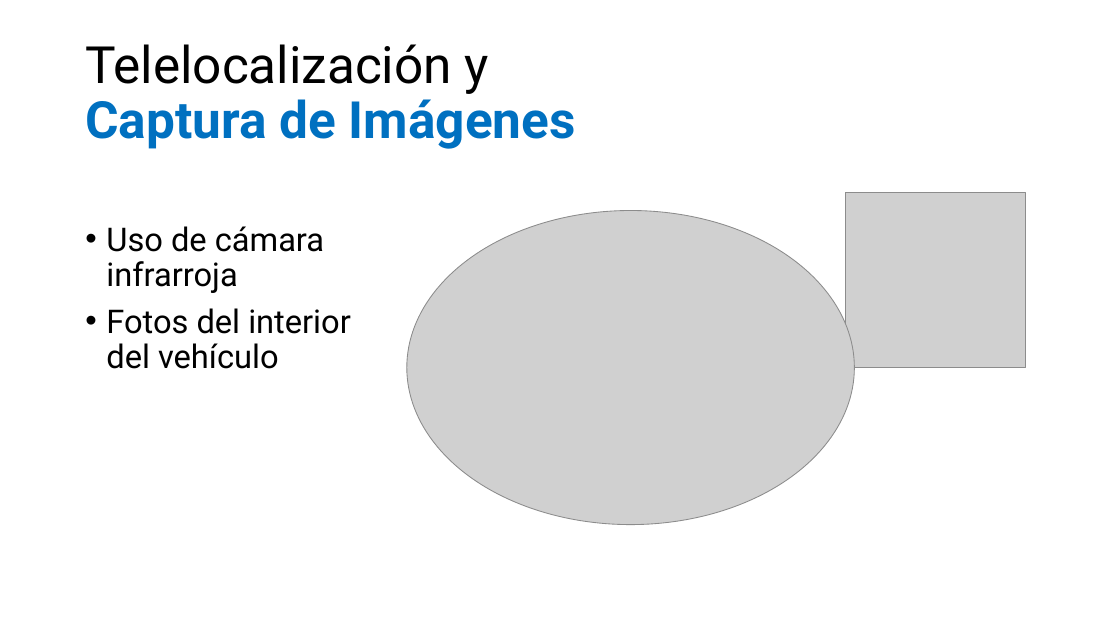
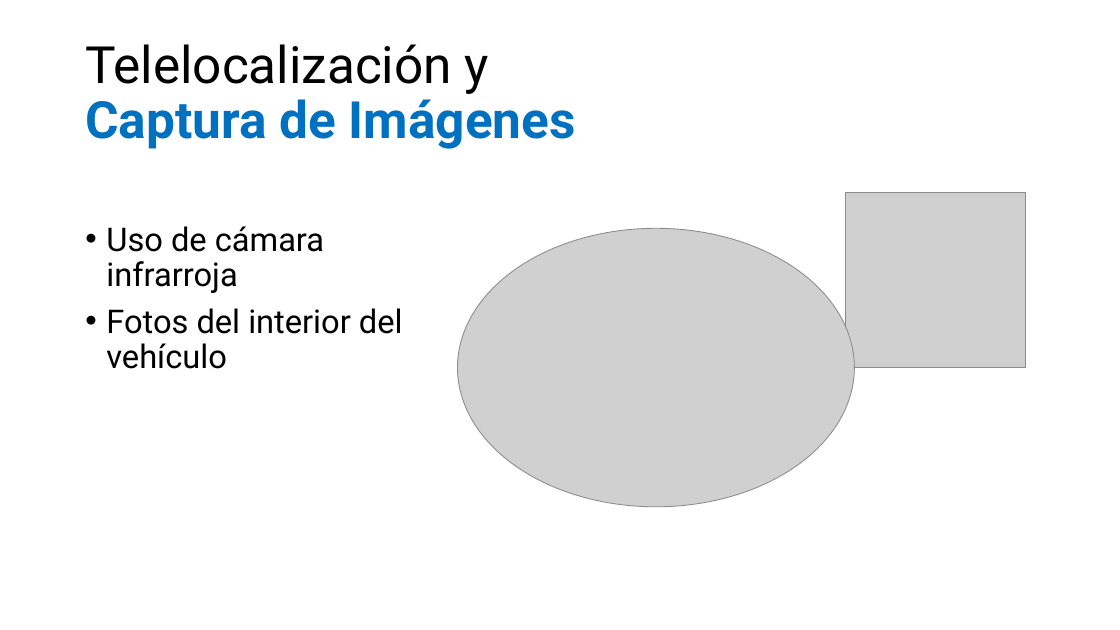
Before and after one commit to aludena18/Tesis, a slide deck: slide 3 of Telelocalización y Captura de Imágenes.pptx. Drawn at 1120x630 pixels with LibreOffice and Linux fonts; fonts in the diff are those of the drawing; grey boxes stand for pictures. Boxes give left, top, right and bottom in pixels: in the first picture for what was removed or moved away, otherwise in the second. Text is boxed around its words. In the diff, an @@ line names an element or a change of style, - is before the commit and + after.

```diff
--- a/Telelocalización y Captura de Imágenes.pptx
+++ b/Telelocalización y Captura de Imágenes.pptx
@@ text "Uso de cámara infrarroja" rewrapped from (106, 226, 351, 369) to (106, 226, 403, 369) @@
@@ picture: place and size @@
-picture at (407, 211, 854, 525)
+picture at (458, 229, 855, 507)
```
Also in this commit, not shown: 1 other slide changed, 2 slides added.
